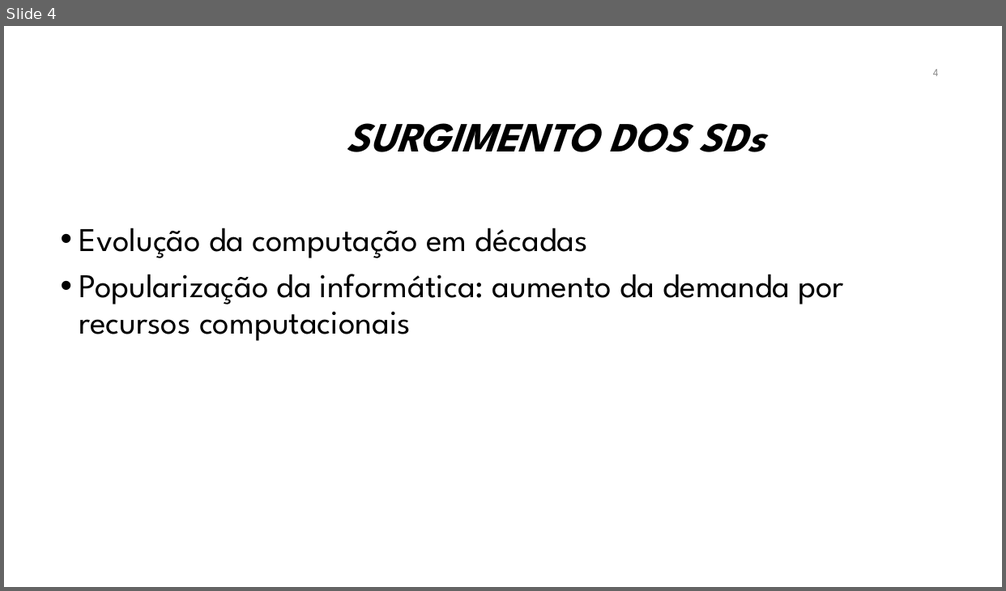
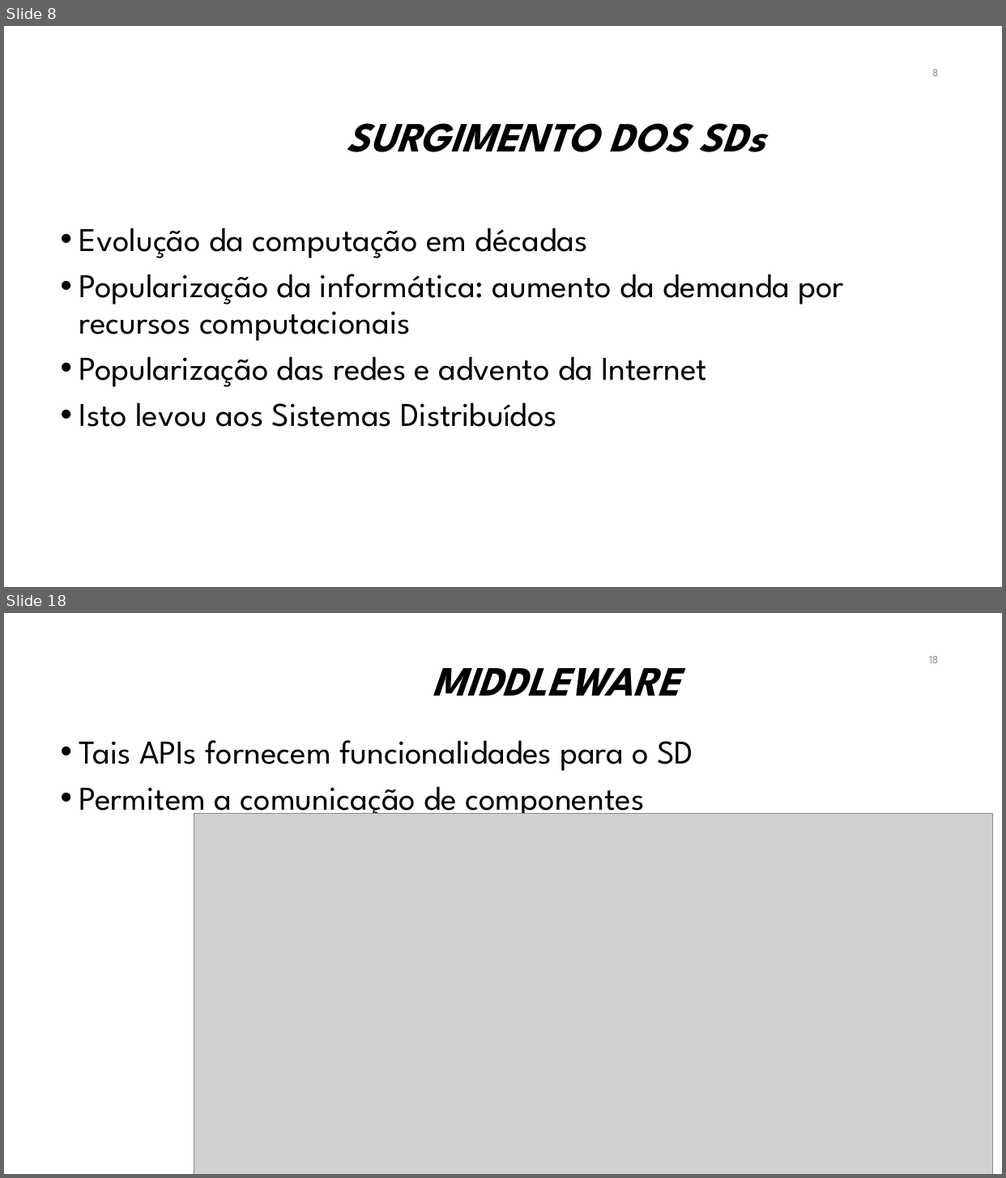
Before and after one commit to manoelcampos/sistemas-distribuidos, a slide deck: introducao-sd.pptx. Shown one above the other, each under a label of ours: slide 4 before the commit, slides 8 and 18 after it; the slides between them are not shown. The pictures are 1006x591 and 1006x1178 pixels, drawn with LibreOffice and Linux fonts; fonts in the diff are those of the drawing; grey boxes stand for pictures; background and template pictures are left out. Boxes give left, top, right and bottom in pixels: in the first picture for what was removed or moved away, otherwise in the second. Text is boxed around its words. In the diff, an @@ line names an element or a change of style, - is before the commit and + after.

```diff
--- a/introducao-sd.pptx
+++ b/introducao-sd.pptx
@@ slide 18 added at box(4, 613, 1002, 1174), background #FFFFFF @@
@@ page number added at box(929, 656, 938, 663), 10.5 pt, text #8C8C8C @@
+18
@@ title added at box(432, 668, 680, 696), 40 pt, text #000000, bold, italic @@
+MIDDLEWARE
@@ text added at box(79, 740, 693, 820), 32 pt, text #000000 @@
+• Tais APIs fornecem funcionalidades para o SD
+• Permitem a comunicação de componentes
@@ picture added at box(194, 814, 993, 1174) @@
@@ what was slide 4 is now slide 8 @@
@@ slide 8 changed as well @@
@@ page number at box(932, 69, 938, 76): text changed @@
-4
+8
@@ text at box(79, 356, 707, 427): paragraphs added @@
+• Popularização das redes e advento da Internet
+• Isto levou aos Sistemas Distribuídos
```
Also in this commit, not shown: 1 other slide changed, 21 other slides added, 1 slide removed, 3 other files.
